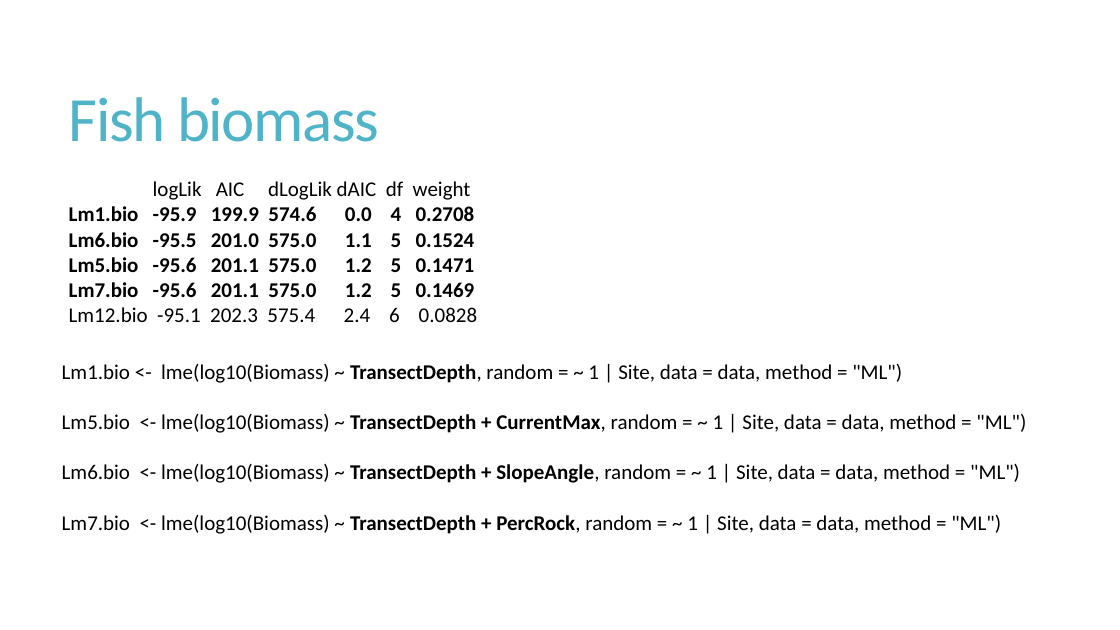
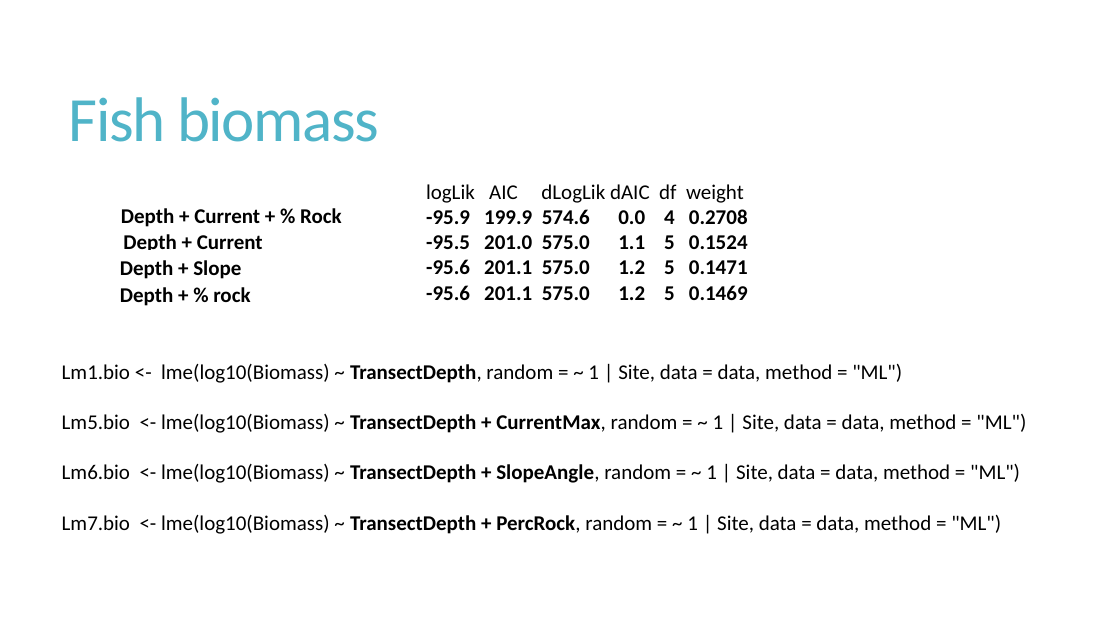
Before and after one commit to fionatfrancis/HiLo-Fish, a slide deck: slide 6 of HiLoAnalysisUpdate.pptx. Drawn at 1120x630 pixels with LibreOffice and Linux fonts; fonts in the diff are those of the drawing. Boxes give left, top, right and bottom in pixels: in the first picture for what was removed or moved away, otherwise in the second. Text is boxed around its words. In the diff, an @@ line names an element or a change of style, - is before the commit and + after.

```diff
--- a/HiLoAnalysisUpdate.pptx
+++ b/HiLoAnalysisUpdate.pptx
@@ text "logLik AIC dLogLik dAIC df ...": place and size @@
-text "logLik AIC dLogLik dAIC df ..." at <box>69,181,477,322</box>
+text "logLik AIC dLogLik dAIC df ..." at <box>426,184,748,300</box>
@@ text added at <box>121,208,342,227</box>, 18 pt, text #000000, bold @@
+Depth + Current + % Rock
@@ text added at <box>123,234,263,250</box>, 18 pt, text #000000, bold @@
+Depth + Current
@@ text added at <box>120,260,241,279</box>, 18 pt, text #000000, bold @@
+Depth + Slope
@@ text added at <box>120,287,250,306</box>, 18 pt, text #000000, bold @@
+Depth + % rock
@@ text at <box>69,307,477,322</box>: paragraph removed @@
-Lm12.bio -95.1 202.3 575.4 2.4 6 0.0828
```
Also in this commit, not shown: 7 other slides changed, 4 slides added, 1 slide removed, 3 other files.
